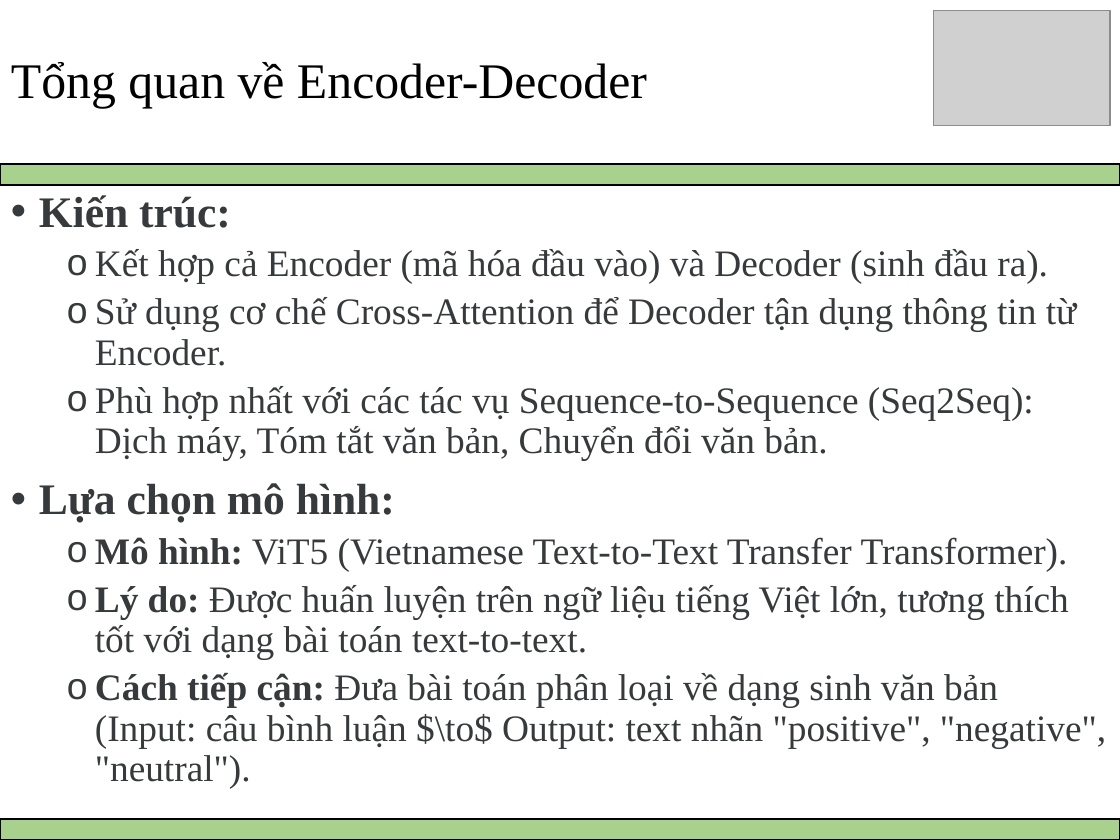
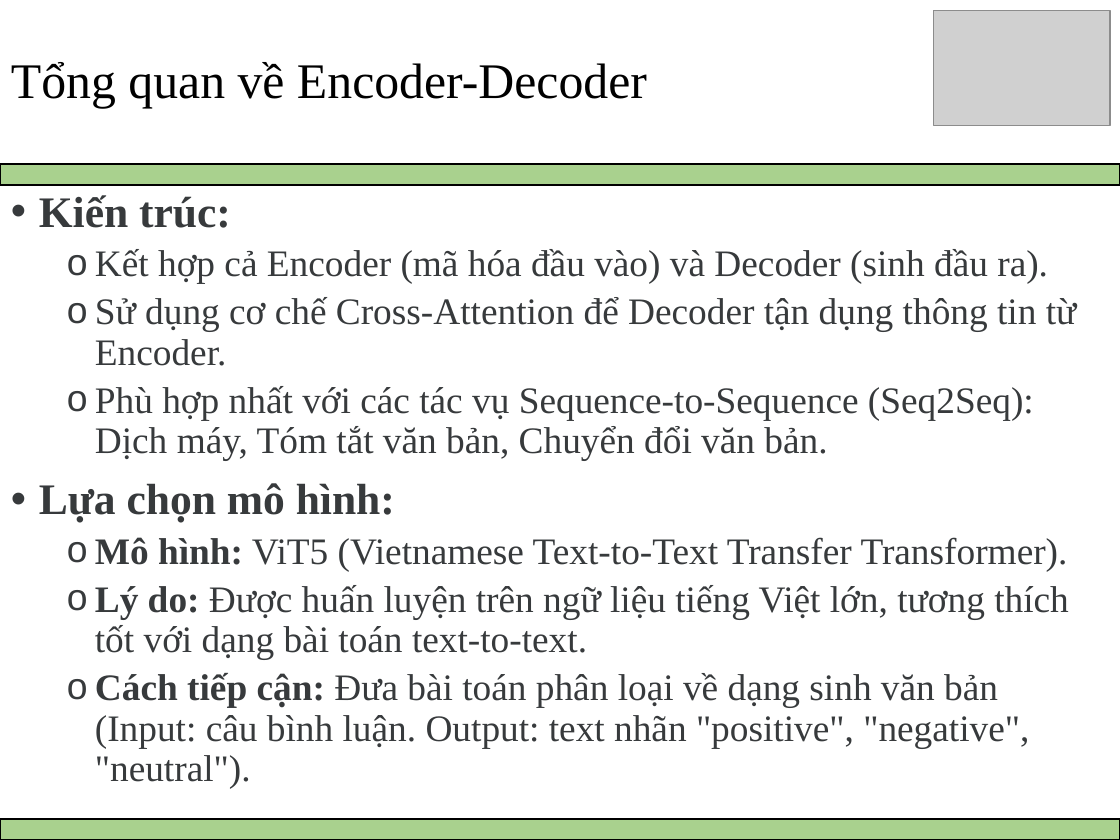
Before and after one commit to Minatozaki2912/NLP_Final, a slide deck: slide 34 of 52200157_52200158_52200159.pptx. Drawn at 1120x840 pixels with LibreOffice and Linux fonts; fonts in the diff are those of the drawing; grey boxes stand for pictures. Boxes give left, top, right and bottom in pixels: in the first picture for what was removed or moved away, otherwise in the second. Text is boxed around its words. In the diff, an @@ line names an element or a change of style, - is before the commit and + after.

Commit message:
update

```diff
--- a/52200157_52200158_52200159.pptx
+++ b/52200157_52200158_52200159.pptx
@@ text at (95,673,1029,788): text changed @@
-  o Cách tiếp cận: Đưa bài toán phân loại về dạng sinh văn bản (Input: câu bình luận $\to$ Output: text nhãn "positive", "negative", "neutral").
+  o Cách tiếp cận: Đưa bài toán phân loại về dạng sinh văn bản (Input: câu bình luận. Output: text nhãn "positive", "negative", "neutral").
```
Also in this commit, not shown: 1 other slide changed.
